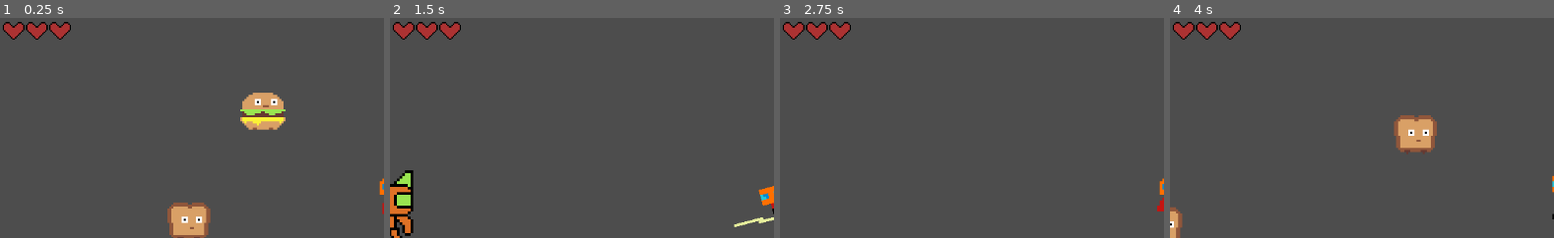
Above: before the commit, frames 1-4 (left to right).
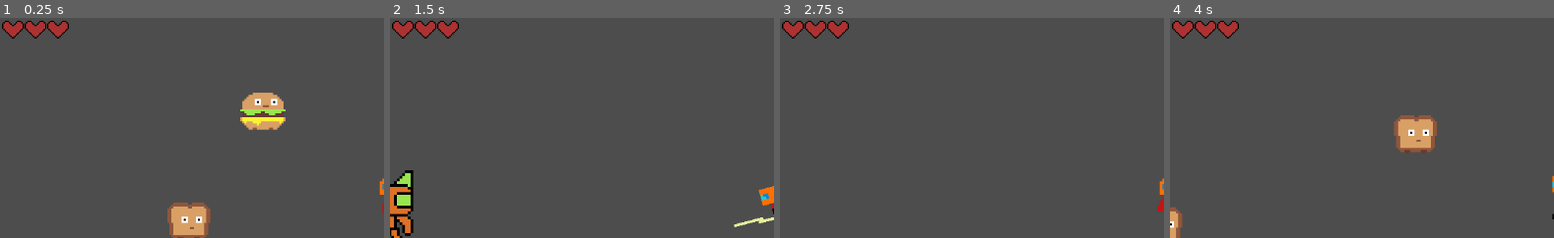
Above: after the commit, the same moments.

Repository: mendsergon/Kill-The-Food-Pyramid
Game: Godot game, scene res://Assets/Scenes/game.tscn
The game is run twice, just before and just after one commit, with the same random seed, the same clock (stepped at 60 frames per second) and the same inputs.
Inputs (mouse positions are % of the whole screen's width and height, from its top left):
- Up to frame 1 (0.25 s): no input
- Up to frame 2 (1.5 s): move the mouse to (74, 45) at 0.52 s; hold D (move_right) 0.53-1.28 s; tap Shift (dash) at 0.6 s; move the mouse to (31, 55) at 1.27 s; hold S (move_down) from 1.28 s (still down); tap E (melee) at 1.35 s
- Up to frame 3 (2.75 s): move the mouse to (61, 28) at 2.02 s; release S (move_down) at 2.03 s; hold D (move_right) from 2.03 s (still down); click (61, 28) at 2.1 s
- Up to frame 4 (4 s): move the mouse to (46, 70) at 2.77 s; release D (move_right) at 2.78 s; hold W (move_up) 2.78-3.53 s; tap Shift (dash) at 2.85 s; move the mouse to (82, 65) at 3.52 s; hold A (move_left) from 3.53 s (still down); tap E (melee) at 3.6 s
The pictures show only the part of the screen within x 0-50%, y 0-50%; the shares and areas given below are measured in that part.

The runs differ from the first frame. In frame 1, 0.5% of the frame differs, in the area x 0-19%, y 1-10%; in frame 2, 0.5%; in frame 3, 0.5%; in frame 4, 0.5%.

Commit message:
Moved health bar to player scene and changed its position

Diff:
--- a/Assets/Scenes/game.tscn
+++ b/Assets/Scenes/game.tscn
@@ -1,11 +1,10 @@
-[gd_scene load_steps=7 format=3 uid="uid://bpbg1hrm0jn1k"]
+[gd_scene load_steps=6 format=3 uid="uid://bpbg1hrm0jn1k"]
 
 [ext_resource type="PackedScene" uid="uid://dr0o1vrv8l7kq" path="res://Assets/Scenes/player.tscn" id="1_nbu75"]
 [ext_resource type="Script" path="res://Assets/Scripts/game.gd" id="1_rh331"]
 [ext_resource type="PackedScene" uid="uid://cblsyvnaj77bb" path="res://Assets/Scenes/cyber_cat.tscn" id="2_pfbgl"]
 [ext_resource type="PackedScene" uid="uid://cpaq54jiqc41b" path="res://Assets/Scenes/burger.tscn" id="3_22p6o"]
 [ext_resource type="PackedScene" uid="uid://bph66ic70jhpq" path="res://Assets/Scenes/bread.tscn" id="5_6ymoj"]
-[ext_resource type="PackedScene" uid="uid://chrs6jk0nsxnb" path="res://Assets/Scenes/heart.tscn" id="6_l3mha"]
 
 [node name="Game" type="Node2D"]
 script = ExtResource("1_rh331")
@@ -27,28 +26,3 @@
 [node name="Camera2D" type="Camera2D" parent="Player"]
 position = Vector2(0, 7)
 zoom = Vector2(4, 4)
-
-[node name="HealthBar" type="CanvasLayer" parent="."]
-scale = Vector2(2, 2)
-transform = Transform2D(2, 0, 0, 2, 0, 0)
-
-[node name="HBoxContainer" type="HBoxContainer" parent="HealthBar"]
-offset_right = 40.0
-offset_bottom = 40.0
-
-[node name="Heart" type="TextureRect" parent="HealthBar/HBoxContainer"]
-layout_mode = 2
-
-[node name="Heart" parent="HealthBar/HBoxContainer/Heart" instance=ExtResource("6_l3mha")]
-
-[node name="Heart2" type="TextureRect" parent="HealthBar/HBoxContainer"]
-layout_mode = 2
-
-[node name="Heart" parent="HealthBar/HBoxContainer/Heart2" instance=ExtResource("6_l3mha")]
-position = Vector2(13, 0)
-
-[node name="Heart3" type="TextureRect" parent="HealthBar/HBoxContainer"]
-layout_mode = 2
-
-[node name="Heart" parent="HealthBar/HBoxContainer/Heart3" instance=ExtResource("6_l3mha")]
-position = Vector2(26, 0)
--- a/Assets/Scenes/player.tscn
+++ b/Assets/Scenes/player.tscn
@@ -1,8 +1,9 @@
-[gd_scene load_steps=46 format=3 uid="uid://dr0o1vrv8l7kq"]
+[gd_scene load_steps=47 format=3 uid="uid://dr0o1vrv8l7kq"]
 
 [ext_resource type="Texture2D" uid="uid://c56ca1gj6bgt" path="res://Assets/Sprites/Player/Player.png" id="1_6cd4h"]
 [ext_resource type="Script" path="res://Assets/Scripts/player.gd" id="1_7dd06"]
 [ext_resource type="PackedScene" uid="uid://c6eum3n2mgjdb" path="res://Assets/Scenes/pistol_1.tscn" id="3_38rej"]
+[ext_resource type="PackedScene" uid="uid://chrs6jk0nsxnb" path="res://Assets/Scenes/heart.tscn" id="4_22rpc"]
 
 [sub_resource type="AtlasTexture" id="AtlasTexture_ecf78"]
 atlas = ExtResource("1_6cd4h")
@@ -351,3 +352,29 @@
 [node name="CollisionShape2D" type="CollisionShape2D" parent="MeleeArea2D"]
 position = Vector2(16, -8)
 shape = SubResource("RectangleShape2D_38rej")
+
+[node name="HealthBar" type="CanvasLayer" parent="."]
+scale = Vector2(2, 2)
+transform = Transform2D(2, 0, 0, 2, 0, 0)
+
+[node name="HBoxContainer" type="HBoxContainer" parent="HealthBar"]
+offset_right = 40.0
+offset_bottom = 40.0
+
+[node name="Heart" type="TextureRect" parent="HealthBar/HBoxContainer"]
+layout_mode = 2
+
+[node name="Heart" parent="HealthBar/HBoxContainer/Heart" instance=ExtResource("4_22rpc")]
+position = Vector2(-45.5, -8)
+
+[node name="Heart2" type="TextureRect" parent="HealthBar/HBoxContainer"]
+layout_mode = 2
+
+[node name="Heart" parent="HealthBar/HBoxContainer/Heart2" instance=ExtResource("4_22rpc")]
+position = Vector2(-33, -8)
+
+[node name="Heart3" type="TextureRect" parent="HealthBar/HBoxContainer"]
+layout_mode = 2
+
+[node name="Heart" parent="HealthBar/HBoxContainer/Heart3" instance=ExtResource("4_22rpc")]
+position = Vector2(-20.5, -8)
--- a/Assets/Scripts/player.gd
+++ b/Assets/Scripts/player.gd
@@ -19,7 +19,8 @@
 
 ### --- HEALTH BAR --- ###
 var hearts_list: Array[TextureRect] = []   # List of heart UI nodes
-@onready var hearts_parent: HBoxContainer = $"../HealthBar/HBoxContainer"  # Reference to the container holding heart UI elements
+@onready var hearts_parent: HBoxContainer = $HealthBar/HBoxContainer  # Reference to the container holding heart UI elements
+
 
 ### --- INVULNERABILITY --- ###
 const INVULN_DURATION := 1.0            # Seconds invulnerable after hit
@@ -82,8 +83,8 @@
 		if heart_node is TextureRect:
 			hearts_list.append(heart_node)
 
-	# Slightly move the hearts container down and right
-	hearts_parent.position += Vector2(10, 7.5)
+	# Heart container position
+	hearts_parent.position += Vector2(55, 15)
 
 	# Enable processing to run _process for blinking hearts
 	set_process(true)
